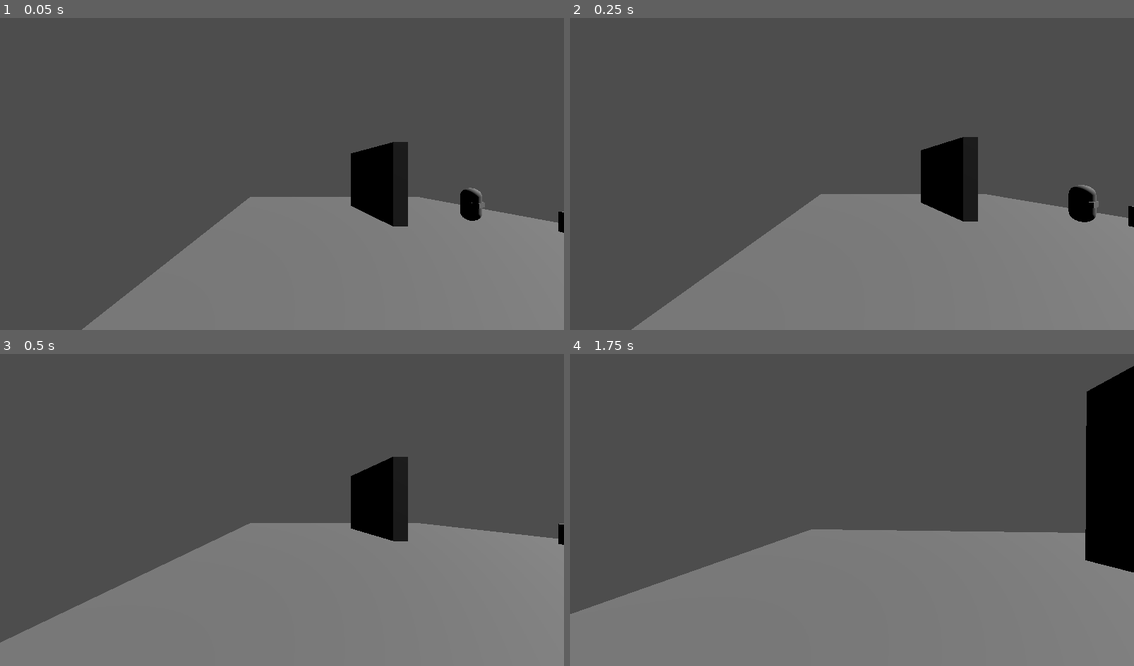
Above: before the commit, frames 1-4 (two rows, left to right).
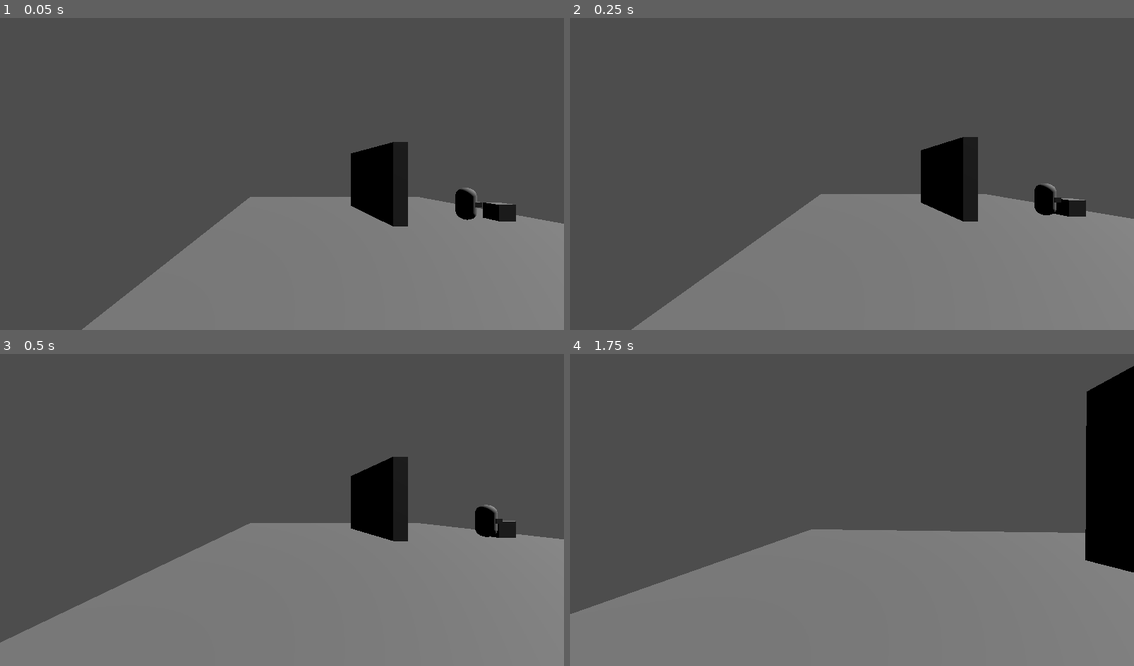
Above: after the commit, the same moments.

Repository: Nedajist/Phototaxis
Game: Godot game, scene res://moth_testing_scene.tscn
Same seed, same stepped clock (60 frames per second), same inputs: the game is played once before the commit and once after it. This scene is started directly instead of the project's main scene.
Inputs (mouse positions are in pixels of both pictures, inside the frame that each line leads up to):
- Up to frame 1 (0.05 s): no input
- Up to frame 2 (0.25 s): no input
- Up to frame 3 (0.5 s): no input
- Up to frame 4 (1.75 s): move the mouse to (880, 506) at 0.52 s; hold Up (ui_up) from 0.53 s (still down); move the mouse to (823, 510) at 1.27 s

The runs differ from the first frame. In frame 1, 0.6% of the frame differs, in the area x 80-100%, y 54-69%; in frame 2, 1.0%, in the area x 82-100%, y 53-68%; in frame 3, 0.6%; in frame 4, nothing differs.

Commit message:
separate detector for lights

Diff:
--- a/moth_enemy/moth_enemy.gd
+++ b/moth_enemy/moth_enemy.gd
@@ -5,7 +5,6 @@
 signal Transitioned
 
 func update_target_location(target_location) -> void:
-	print(nav_agent)
 	nav_agent.target_position = target_location
 
 
@@ -18,3 +17,10 @@
 	if body.name == "PlayerCharacter":
 		print("player_seen")
 		$"State Machine".current_state.Transitioned.emit($"State Machine".current_state, "MothChase")
+
+
+func _on_light_sensitive_area_entered(area: Area3D) -> void:
+	if area.name=="MothLight":
+		print("moth has felt the light shining")
+		$"State Machine".current_state.Transitioned.emit($"State Machine".current_state, "MothFollow")
+		$"State Machine/MothFollow".light=area
--- a/moth_enemy/moth_enemy.tscn
+++ b/moth_enemy/moth_enemy.tscn
@@ -67,4 +67,11 @@
 transform = Transform3D(5, 0, 0, 0, 5, 0, 0, 0, 5, 0, 0, 0)
 shape = SubResource("SphereShape3D_bk6gy")
 
+[node name="LightSensitive" type="Area3D" parent="."]
+
+[node name="CollisionShape3D2" type="CollisionShape3D" parent="LightSensitive"]
+transform = Transform3D(10, 0, 0, 0, 10, 0, 0, 0, 10, 0, 0, 0)
+shape = SubResource("SphereShape3D_bk6gy")
+
 [connection signal="body_entered" from="VisionArea" to="." method="_on_vision_area_body_entered"]
+[connection signal="area_entered" from="LightSensitive" to="." method="_on_light_sensitive_area_entered"]
--- a/moth_enemy/moth_follow_light.gd
+++ b/moth_enemy/moth_follow_light.gd
@@ -5,7 +5,7 @@
 @export var move_speed:= 10
 @onready var nav_agent = $"../../NavigationAgent3D"
 @onready var player =  $"../../../PlayerCharacter"
-@onready var light = $"../../../MothAnchor"
+var light
 
 var SPEED = 3.0
 
--- a/moth_testing_scene.tscn
+++ b/moth_testing_scene.tscn
@@ -1,8 +1,12 @@
-[gd_scene load_steps=8 format=3 uid="uid://ck2xur32foxlf"]
+[gd_scene load_steps=9 format=3 uid="uid://ck2xur32foxlf"]
 
 [ext_resource type="Script" uid="uid://cuwhwa3mamyvi" path="res://moth_enemy/moth_testing_scene.gd" id="1_iqrvf"]
 [ext_resource type="PackedScene" uid="uid://dq66112hawpx3" path="res://moth_enemy/moth_enemy.tscn" id="1_w7ixk"]
 [ext_resource type="PackedScene" uid="uid://c02im4b6l80gd" path="res://player_character.tscn" id="3_bu470"]
+
+[sub_resource type="BoxMesh" id="BoxMesh_bu470"]
+
+[sub_resource type="BoxShape3D" id="BoxShape3D_ynr6c"]
 
 [sub_resource type="NavigationMesh" id="NavigationMesh_bu470"]
 vertices = PackedVector3Array(9.329857, 0.2297306, -17.278362, 9.579857, -0.7702694, -16.028362, 15.079857, -0.7702694, …(878 unchanged characters)…
@@ -13,10 +17,20 @@
 [sub_resource type="BoxShape3D" id="BoxShape3D_bu470"]
 size = Vector3(1, 4.626709, 4.971817)
 
-[sub_resource type="BoxMesh" id="BoxMesh_bu470"]
-
 [node name="MothTestingScene" type="Node"]
 script = ExtResource("1_iqrvf")
+
+[node name="Lights" type="Node3D" parent="."]
+
+[node name="MothLight" type="Area3D" parent="Lights"]
+transform = Transform3D(1, 0, 0, 0, 1, 0, 0, 0, 1, 7.4148493, 0, 1.976162)
+
+[node name="MothLight" type="MeshInstance3D" parent="Lights/MothLight"]
+mesh = SubResource("BoxMesh_bu470")
+skeleton = NodePath("../../..")
+
+[node name="CollisionShape3D" type="CollisionShape3D" parent="Lights/MothLight"]
+shape = SubResource("BoxShape3D_ynr6c")
 
 [node name="DirectionalLight3D" type="DirectionalLight3D" parent="."]
 transform = Transform3D(0.04104005, -0.65085995, 0.7580878, 0, 0.75872695, 0.6514088, -0.9991575, -0.02673385, 0.031138195, 11.959379, 10.986662, 5.970937)
@@ -45,9 +59,5 @@
 [node name="PlayerCharacter" parent="." instance=ExtResource("3_bu470")]
 transform = Transform3D(1, 0, 0, 0, 1, 0, 0, 0, 1, -6.1619954, 0.9999995, 15.071329)
 
-[node name="MothAnchor" type="MeshInstance3D" parent="."]
-transform = Transform3D(1, 0, 0, 0, 1, 0, 0, 0, 1, 8.145295, 0, 5.098527)
-mesh = SubResource("BoxMesh_bu470")
-
 [node name="MothEnemy" parent="." instance=ExtResource("1_w7ixk")]
 transform = Transform3D(1, 0, 0, 0, 1, 0, 0, 0, 1, 5.248412, 0.5, 1.9853187)
